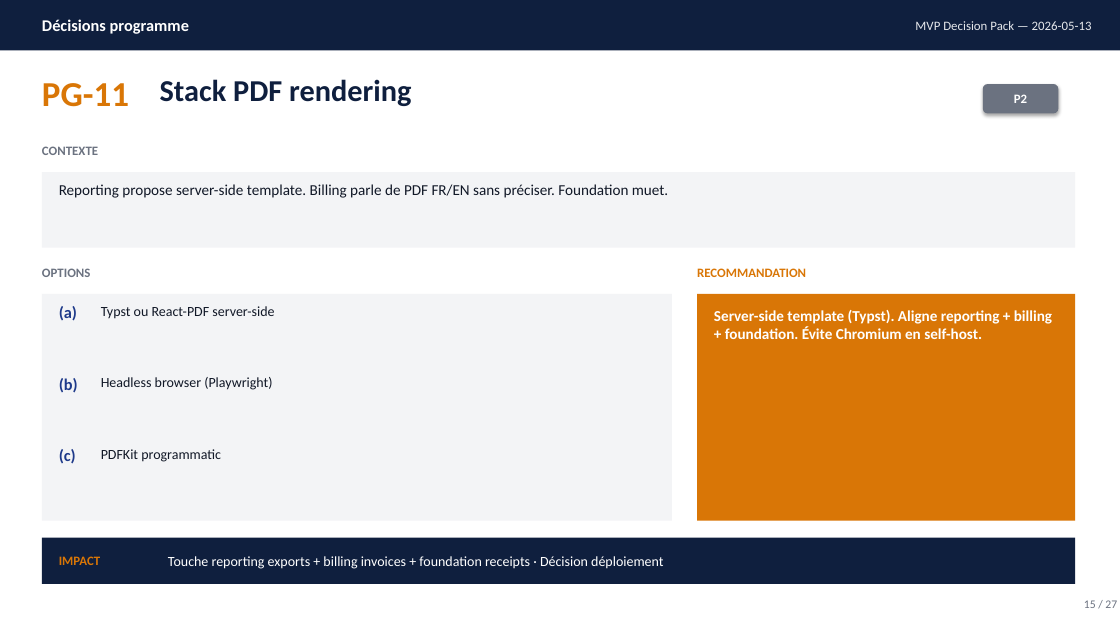
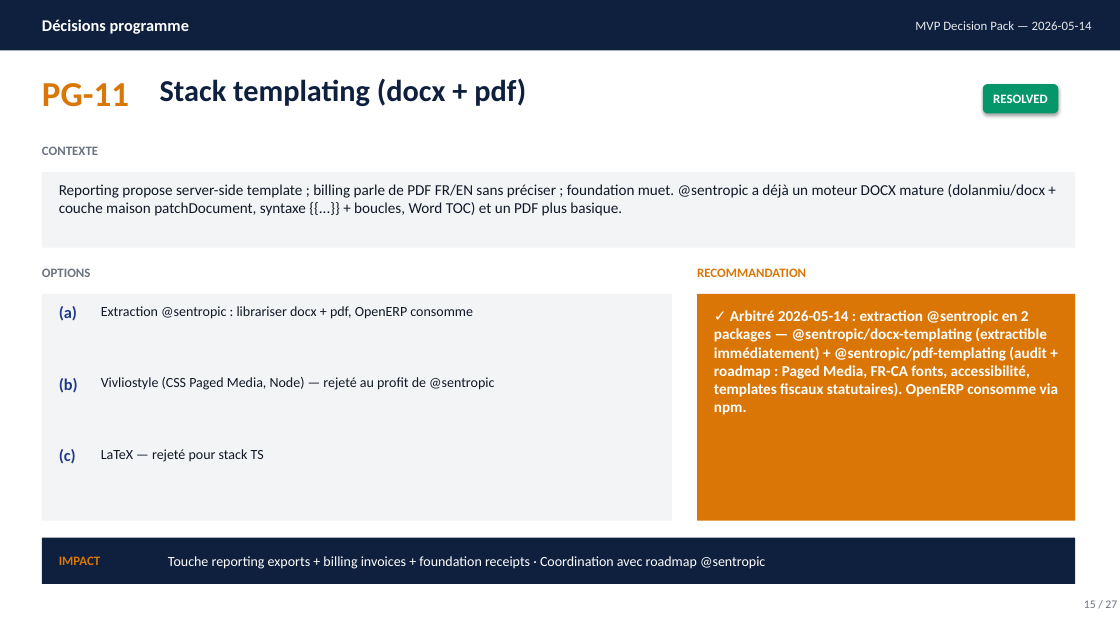
Before and after one commit to rhanka/openerp, a slide deck: slide 15 of docs/study/10-mvp-specs/decision-pack.pptx. Drawn at 1120x630 pixels with LibreOffice and Linux fonts; fonts in the diff are those of the drawing. Boxes give left, top, right and bottom in pixels: in the first picture for what was removed or moved away, otherwise in the second. Text is boxed around its words. In the diff, an @@ line names an element or a change of style, - is before the commit and + after.

Commit message:
Engrave MVP decisions arbitrated 2026-05-14 across 6 specs and decision-pack

```diff
--- a/docs/study/10-mvp-specs/decision-pack.pptx
+++ b/docs/study/10-mvp-specs/decision-pack.pptx
@@ text at [915, 21, 1092, 30]: text changed @@
-MVP Decision Pack — 2026-05-13
+MVP Decision Pack — 2026-05-14
@@ text at [160, 78, 526, 106]: text changed @@
-Stack PDF rendering
+Stack templating (docx + pdf)
@@ rounded rectangle "RESOLVED" at [983, 84, 1059, 113]: fill #6B7280 to #059669 @@
@@ text in rounded rectangle at [993, 94, 1048, 103]: text changed @@
-P2
+RESOLVED
@@ text at [59, 184, 1045, 216]: text changed @@
-Reporting propose server-side template. Billing parle de PDF FR/EN sans préciser. Foundation muet.
+Reporting propose server-side template ; billing parle de PDF FR/EN sans préciser ; foundation muet. @sentropic a déjà un moteur DOCX mature (dolanmiu/docx + couche maison patchDocument, syntaxe {{...}} + boucles, Word TOC) et un PDF plus basique.
@@ text at [101, 306, 473, 319]: text changed @@
-Typst ou React-PDF server-side
+Extraction @sentropic : librariser docx + pdf, OpenERP consomme
@@ text at [714, 310, 1058, 415]: text changed @@
-Server-side template (Typst). Aligne reporting + billing + foundation. Évite Chromium en self-host.
+✓ Arbitré 2026-05-14 : extraction @sentropic en 2 packages — @sentropic/docx-templating (extractible immédiatement) + @sentropic/pdf-templating (audit + roadmap : Paged Media, FR-CA fonts, accessibilité, templates fiscaux statutaires). OpenERP consomme via npm.
@@ text at [101, 377, 494, 390]: text changed @@
-Headless browser (Playwright)
+Vivliostyle (CSS Paged Media, Node) — rejeté au profit de @sentropic
@@ text at [101, 449, 264, 462]: text changed @@
-PDFKit programmatic
+LaTeX — rejeté pour stack TS
@@ text at [168, 556, 765, 569]: text changed @@
-Touche reporting exports + billing invoices + foundation receipts · Décision déploiement
+Touche reporting exports + billing invoices + foundation receipts · Coordination avec roadmap @sentropic
```
Also in this commit, not shown: 25 other slides changed, 8 other files.
